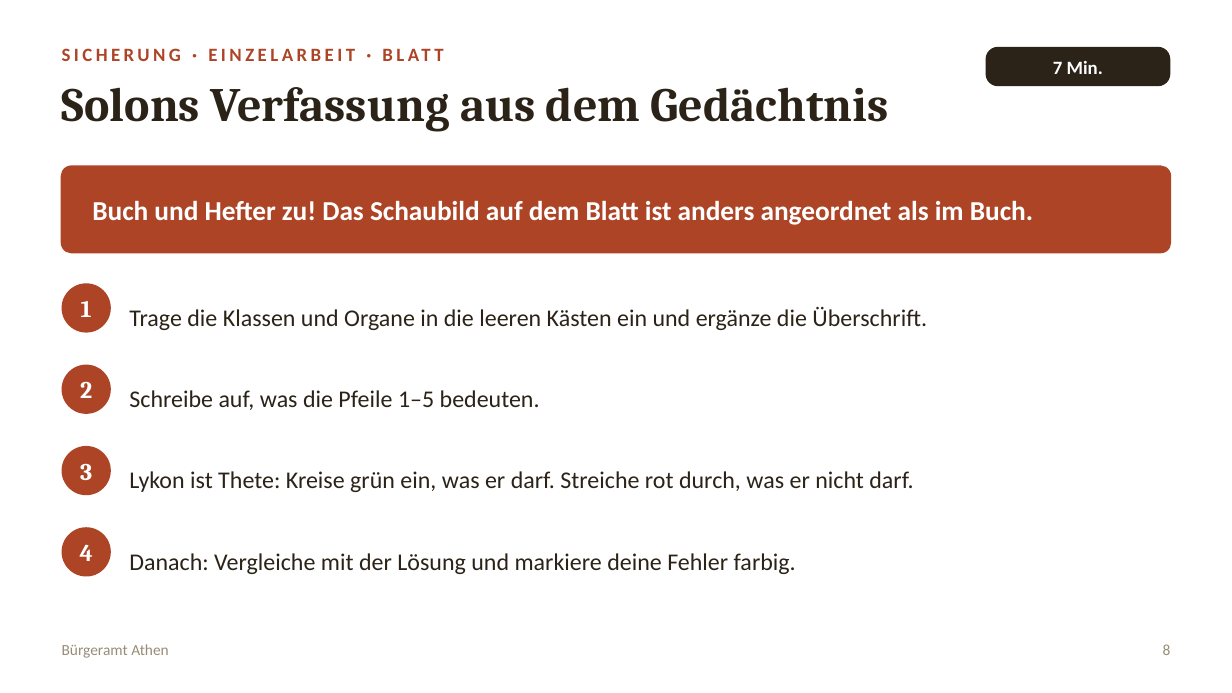
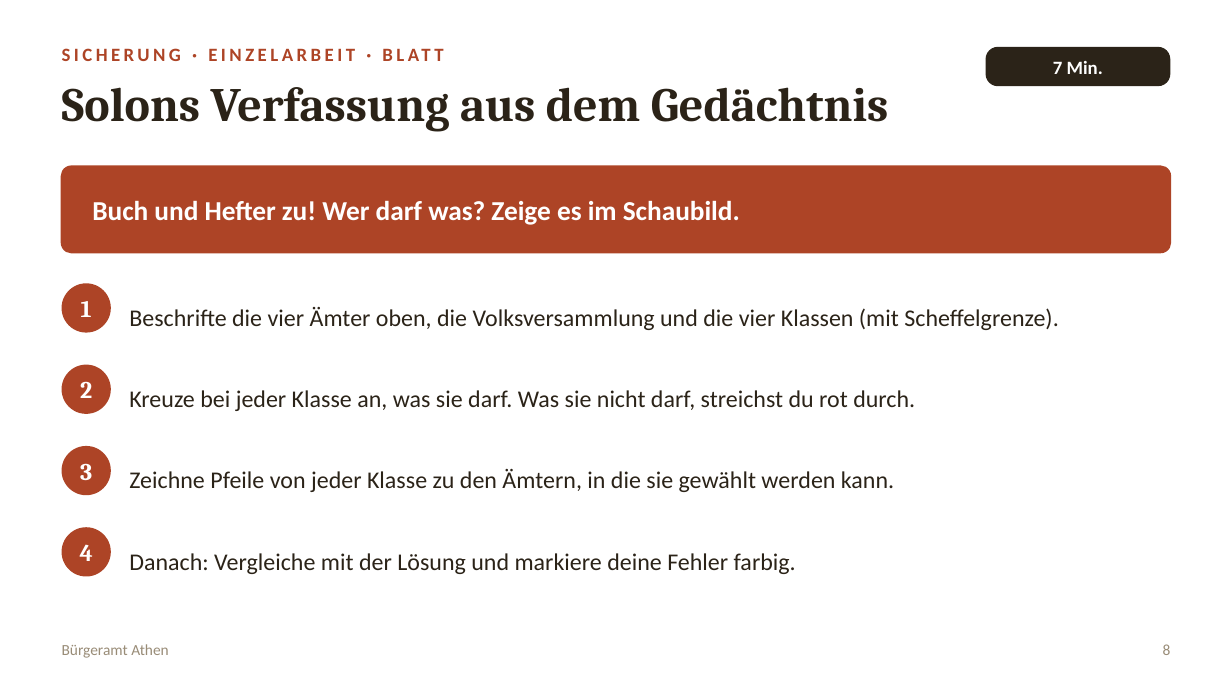
Before and after one commit to golzkonstantin-gif/Schule, a slide deck: slide 8 of Geschichte_11/Stunde_Buergeramt_Athen/Folien_Buergeramt_Athen.pptx. Drawn at 1232x693 pixels with LibreOffice and Linux fonts; fonts in the diff are those of the drawing. Boxes give left, top, right and bottom in pixels: in the first picture for what was removed or moved away, otherwise in the second. Text is boxed around its words. In the diff, an @@ line names an element or a change of style, - is before the commit and + after.

```diff
--- a/Geschichte_11/Stunde_Buergeramt_Athen/Folien_Buergeramt_Athen.pptx
+++ b/Geschichte_11/Stunde_Buergeramt_Athen/Folien_Buergeramt_Athen.pptx
@@ text at (92,201,740,225): text changed @@
-Buch und Hefter zu! Das Schaubild auf dem Blatt ist anders angeordnet als im Buch.
+Buch und Hefter zu! Wer darf was? Zeige es im Schaubild.
@@ text at (129,307,1058,330): text changed @@
-Trage die Klassen und Organe in die leeren Kästen ein und ergänze die Überschrift.
+Beschrifte die vier Ämter oben, die Volksversammlung und die vier Klassen (mit Scheffelgrenze).
@@ text at (129,390,915,411): text changed @@
-Schreibe auf, was die Pfeile 1–5 bedeuten.
+Kreuze bei jeder Klasse an, was sie darf. Was sie nicht darf, streichst du rot durch.
@@ text at (129,469,894,492): text changed @@
-Lykon ist Thete: Kreise grün ein, was er darf. Streiche rot durch, was er nicht darf.
+Zeichne Pfeile von jeder Klasse zu den Ämtern, in die sie gewählt werden kann.
```
Also in this commit, not shown: 1 slide added, 1 slide removed, 2 other files.
